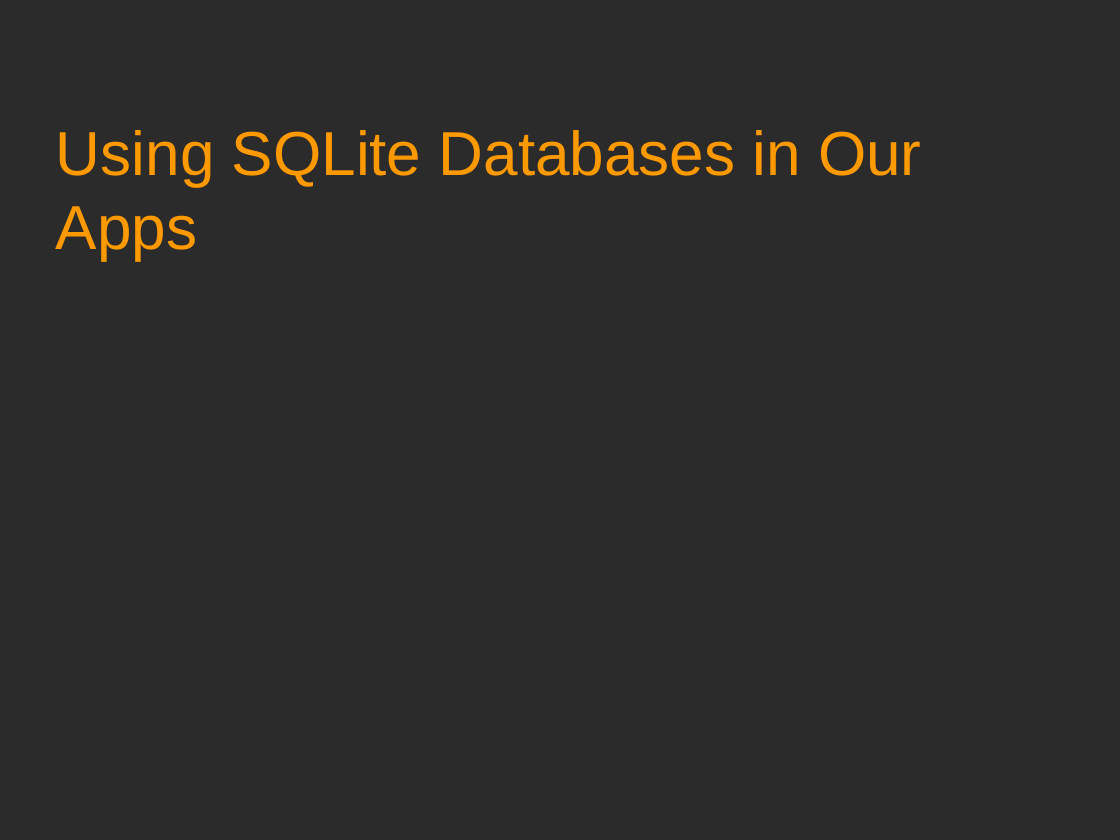
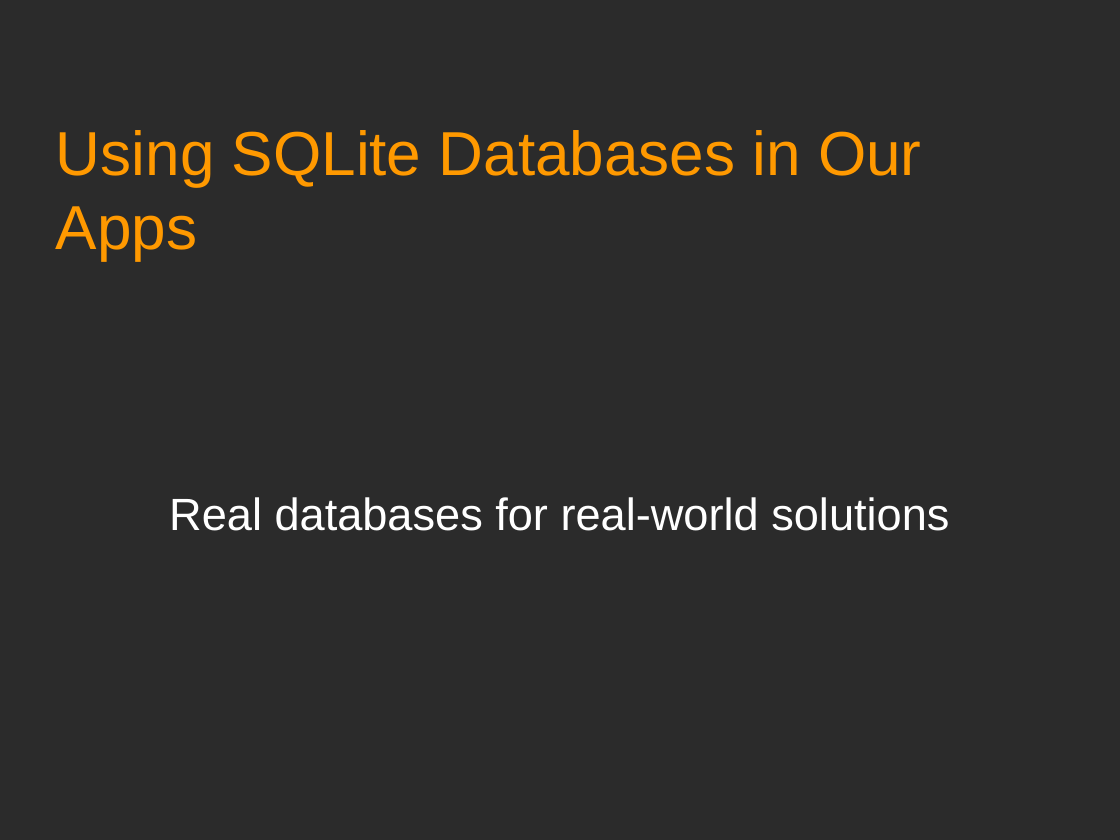
Before and after one commit to Academy-Soft-Intellect/Android-Programming-for-Beginners, a slide deck: slide 1 of 23_Using_SQLite_Databases_in_Our_Apps.odp. Drawn at 1120x840 pixels with LibreOffice and Linux fonts; fonts in the diff are those of the drawing; background and template pictures are left out; a plain dark background stands for a picture behind light text. Boxes give left, top, right and bottom in pixels: in the first picture for what was removed or moved away, otherwise in the second. Text is boxed around its words. In the diff, an @@ line names an element or a change of style, - is before the commit and + after.

```diff
--- a/23_Using_SQLite_Databases_in_Our_Apps.odp
+++ b/23_Using_SQLite_Databases_in_Our_Apps.odp
@@ subtitle added at box(169, 497, 949, 531), 32 pt, text #FFFFFF @@
+Real databases for real-world solutions
```
Also in this commit, not shown: 1 other slide changed, 11 slides added.
